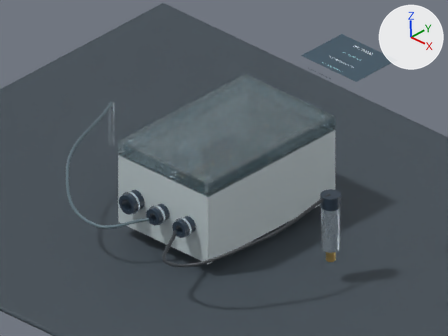
One commit to the Blender file research/selected-design-b1/CAD/outputs/B1_visual_assembly.blend: the scene before it, then after it.
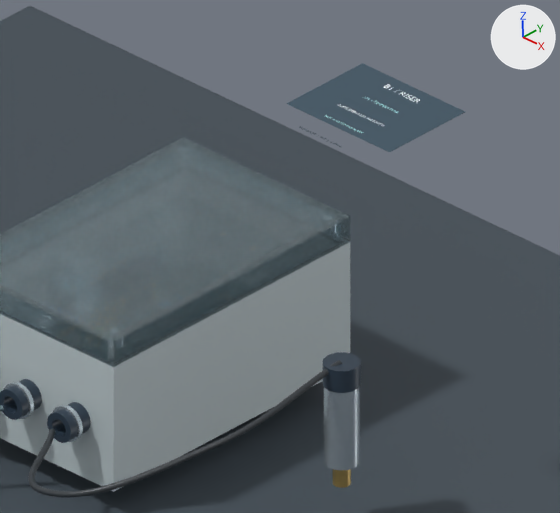
Old and new are each drawn from the file's camera 'MASTER_CAMERA' and again close up on the part from 33% to 100% of the width and 0% to 82% of the height. Arrows for +X, +Y and +Z are at upper right; the lights stay in place. The first two pictures are the older version.

In view in the first close-up: '01_Polycarbonate_enclosure_surrogate', '02_Clear_polycarbonate_lid', '70_LOOP_4_20MA_case_bulkhead', '70_TEMP_case_bulkhead', '80_Pressure_transmitter_body_illustrative', '81_Pressure_transmitter_M12_cap', 'Cover policy', 'Cover subtitle', 'Cover title', 'Cover warning', 'Exterior decal — not product certification', 'Photo backdrop floor', 'Presentation pressure sensor cord (not scale cable length)' and 3 more.
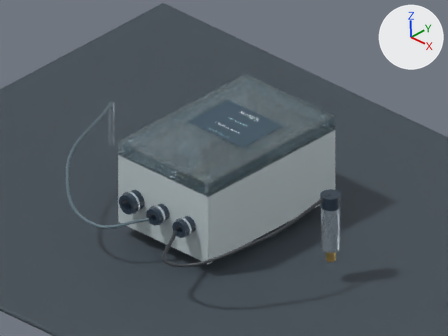
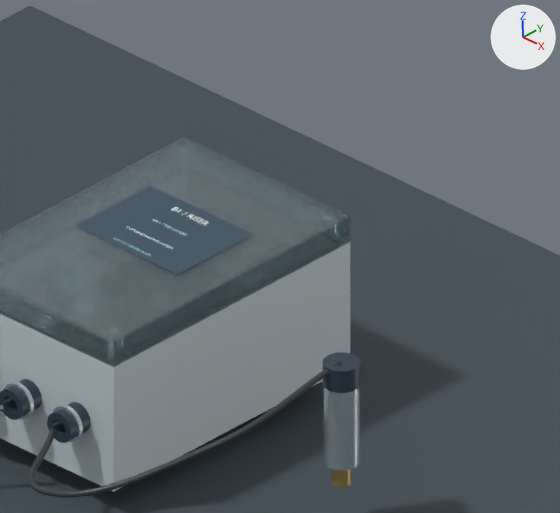
Location of each change, (x1, y1, x2, y2) in pixels of the close-ups (560 x 513 px):
'Exterior decal — not product certification', moved: before (287, 63, 465, 152); after (75, 186, 254, 275)
'Cover title', moved: before (384, 84, 420, 103); after (171, 207, 209, 225)
'Cover policy', moved: before (338, 104, 385, 126); after (127, 227, 173, 249)
'Cover subtitle', moved: before (363, 97, 398, 113); after (153, 219, 187, 236)
'Cover warning', moved: before (326, 115, 361, 133); after (114, 238, 150, 255)

The change in detail:
Object 'Exterior decal — not product certification' (ob_exterior_decal___not_product_certification) moves from (152.0, 12.0, 224.9) to (0.0, 12.0, 90.9).
Object 'Cover policy' (ob_cover_policy) moves from (152.0, 0.0, 225.1) to (0.0, 0.0, 91.1).
Object 'Cover subtitle' (ob_cover_subtitle) moves from (152.0, 15.0, 225.1) to (0.0, 15.0, 91.1).
Object 'Cover title' (ob_cover_title) moves from (152.0, 30.0, 225.1) to (0.0, 30.0, 91.1).
Object 'Cover warning' (ob_cover_warning) moves from (152.0, -13.0, 225.1) to (0.0, -13.0, 91.1).
